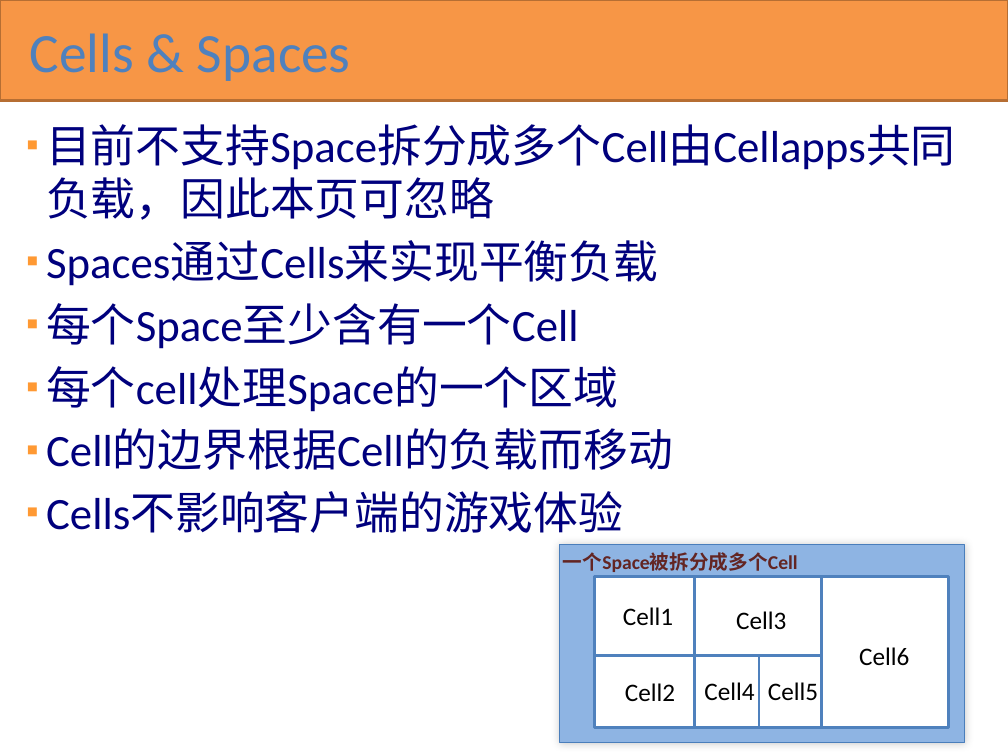
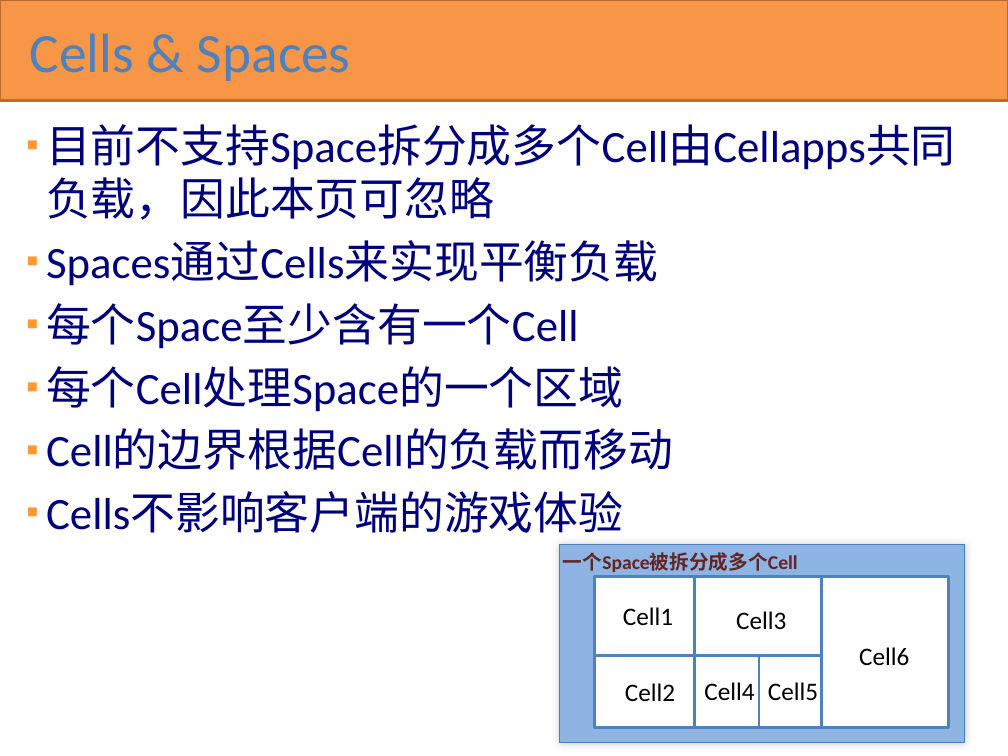
Before and after one commit to kbengine/kbengine_docs, a slide deck: slide 14 of KBEngine overview(cn).pptx. Drawn at 1008x756 pixels with LibreOffice and Linux fonts; fonts in the diff are those of the drawing. Boxes give left, top, right and bottom in pixels: in the first picture for what was removed or moved away, otherwise in the second. Text is boxed around its words. In the diff, an @@ line names an element or a change of style, - is before the commit and + after.

```diff
--- a/KBEngine overview(cn).pptx
+++ b/KBEngine overview(cn).pptx
@@ text at (46,366,623,412): text changed @@
-▪ 每个cell处理Space的一个区域
+▪ 每个Cell处理Space的一个区域
```
Also in this commit, not shown: 20 other slides changed.
